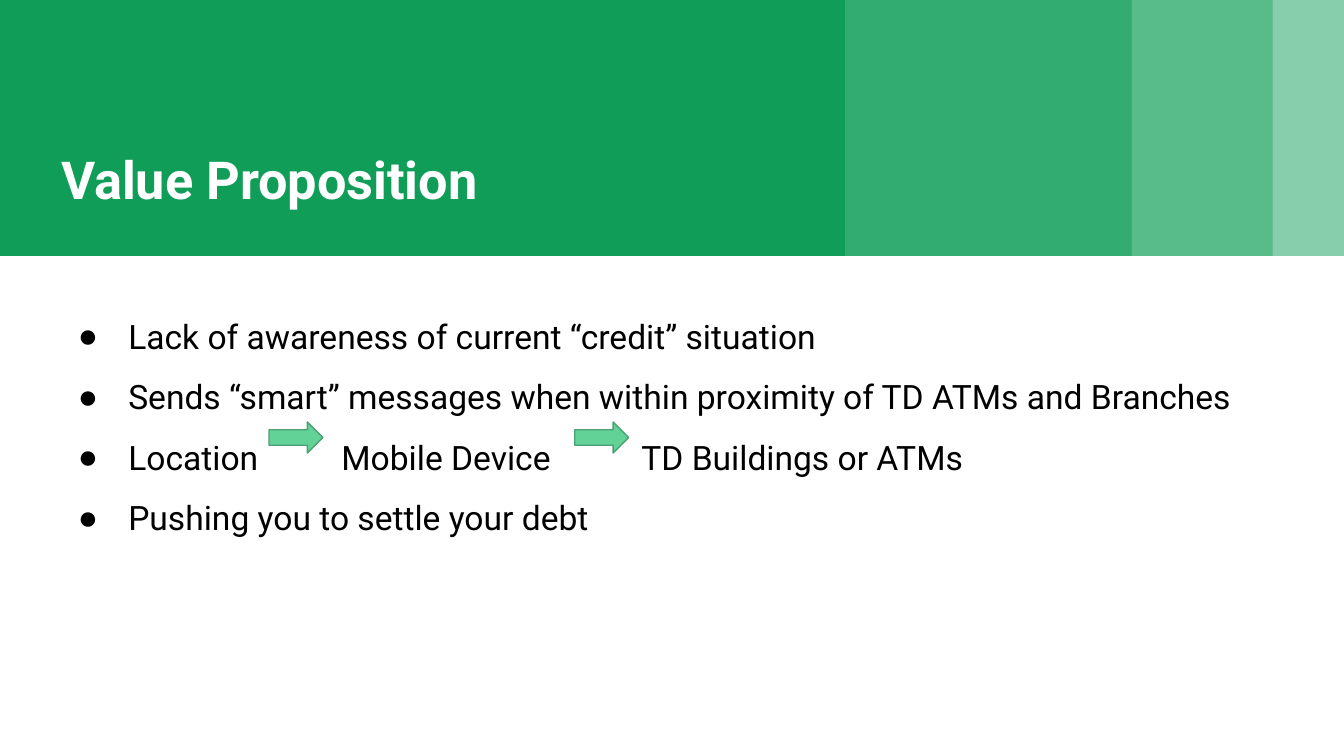
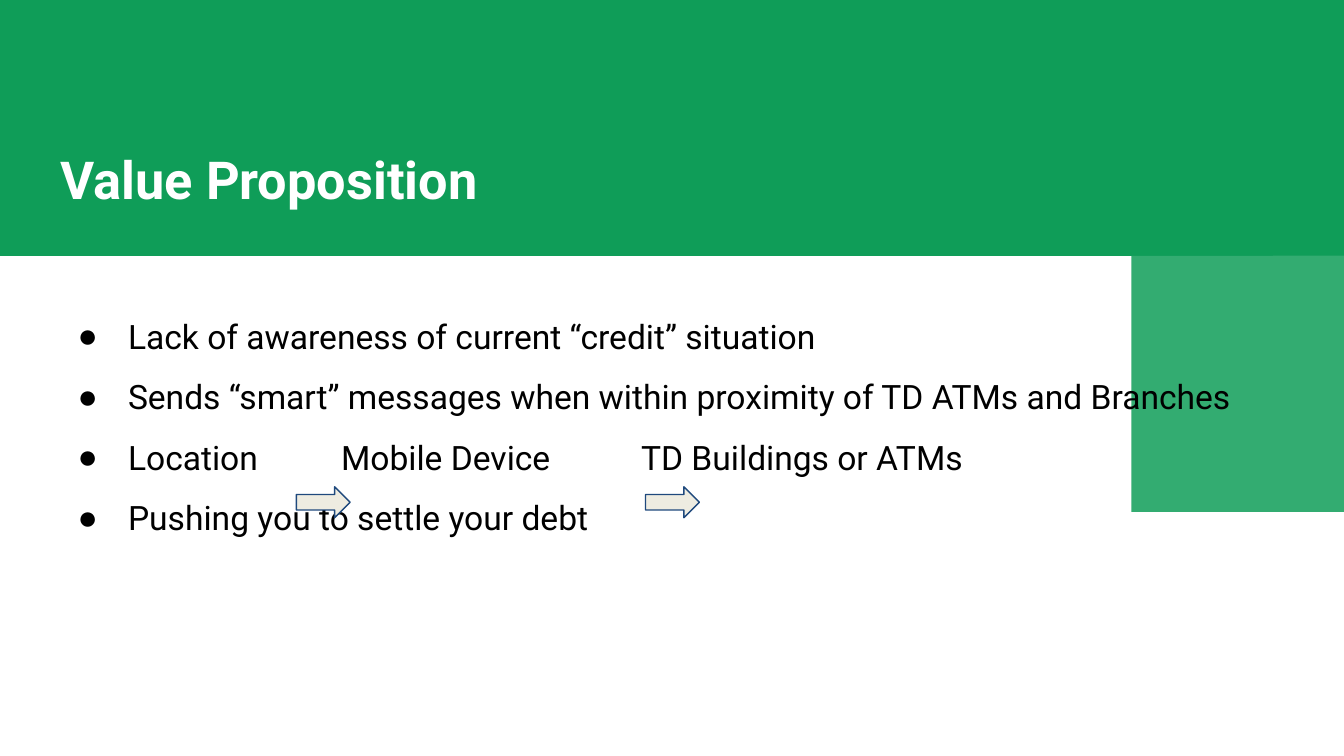
Before and after one commit to Kar-R/TrusTD-FinHacks-, a slide deck: slide 6 of TrusTD.pptx. Drawn at 1344x756 pixels with LibreOffice and Linux fonts; fonts in the diff are those of the drawing. Boxes give left, top, right and bottom in pixels: in the first picture for what was removed or moved away, otherwise in the second. Text is boxed around its words. In the diff, an @@ line names an element or a change of style, - is before the commit and + after.

```diff
--- a/TrusTD.pptx
+++ b/TrusTD.pptx
@@ rectangle removed at (1273, 0, 1344, 255) @@
@@ rectangle: place and size @@
-rectangle at (845, 0, 1132, 255)
+rectangle at (1132, 255, 1344, 511)
@@ rectangle: place and size @@
-rectangle at (1132, 0, 1273, 255)
+rectangle at (1273, 255, 1344, 511)
@@ text "Lack of awareness of current ..." at (128, 323, 1231, 537): indent changed @@
@@ right arrow: place and size @@
-right arrow at (269, 422, 323, 453)
+right arrow at (296, 487, 349, 517)
@@ right arrow at (296, 487, 349, 517): fill #63D297 to #EEECE1; outline #4BA173 0.75 pt to #1F497D 0.74 pt @@
@@ right arrow at (645, 487, 699, 517): fill #63D297 to #EEECE1; outline #4BA173 0.75 pt to #1F497D 0.74 pt @@
@@ right arrow: place and size @@
-right arrow at (575, 422, 629, 453)
+right arrow at (645, 487, 699, 517)
```
Also in this commit, not shown: 7 other slides changed, 1 other file.
